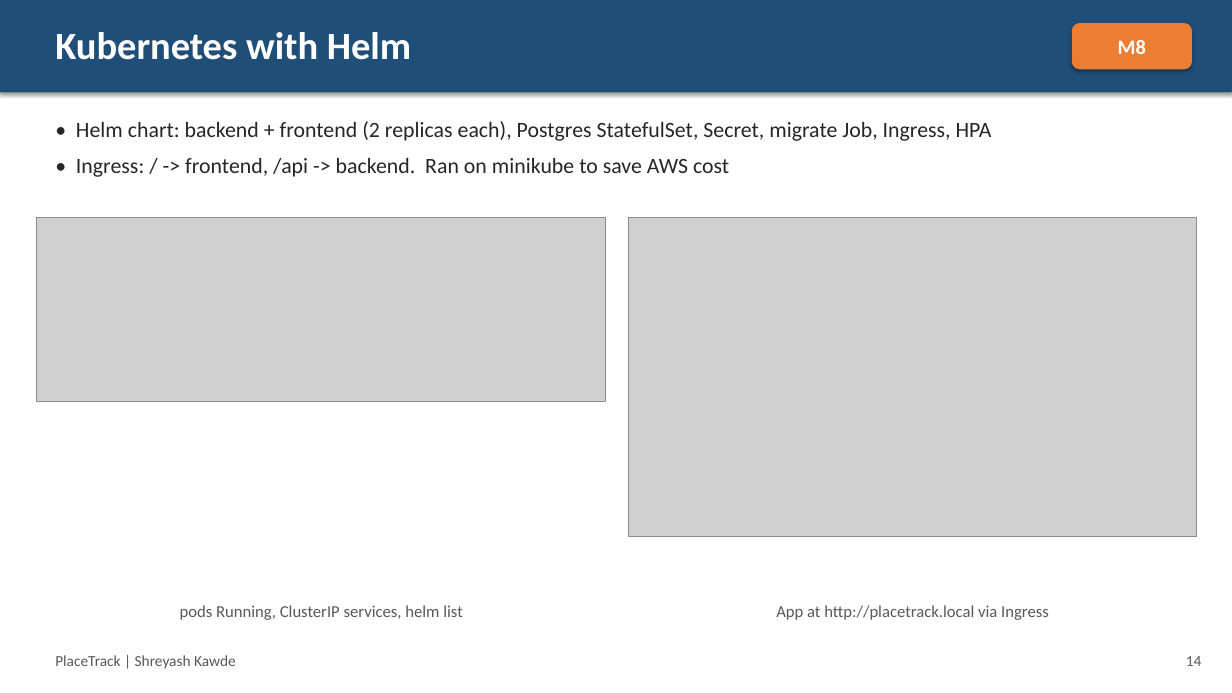
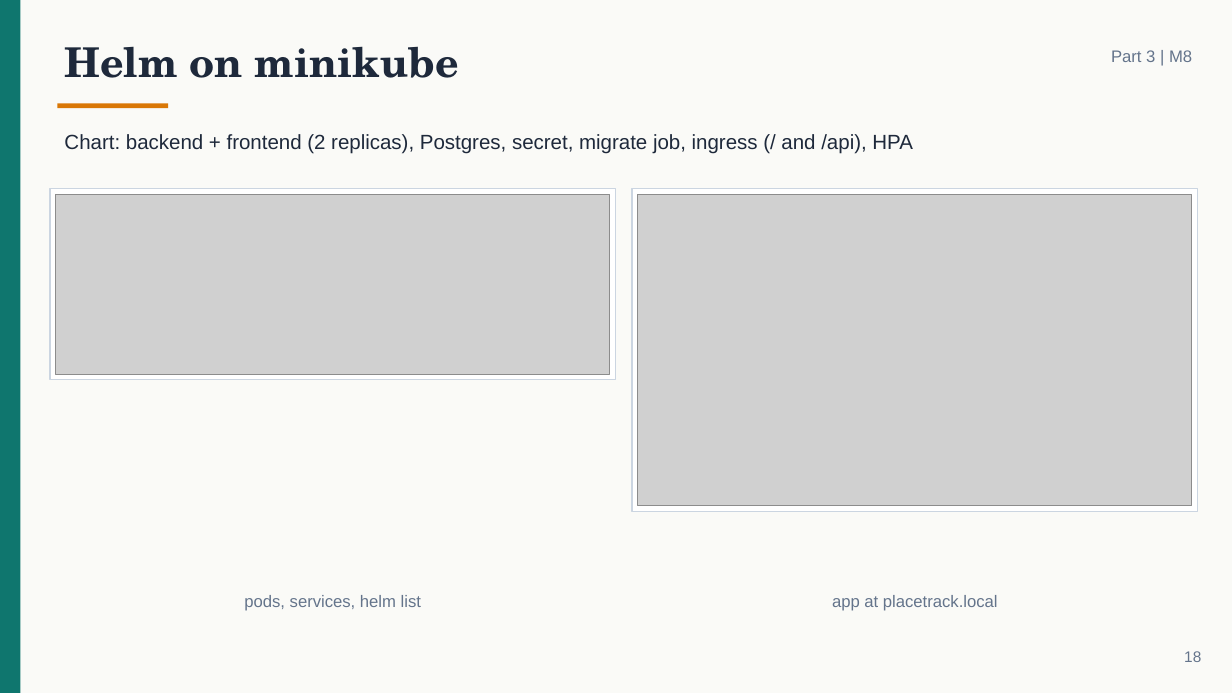
Before and after one commit to Shreyash-Beyond-Journeys-End/Devops_Final_Project, a slide deck: slide 18 of PlaceTrack-Capstone.pptx (slide 14 before the commit). Drawn at 1232x693 pixels with LibreOffice and Linux fonts; fonts in the diff are those of the drawing; grey boxes stand for pictures. Boxes give left, top, right and bottom in pixels: in the first picture for what was removed or moved away, otherwise in the second. Text is boxed around its words. In the diff, an @@ line names an element or a change of style, - is before the commit and + after.

```diff
--- a/PlaceTrack-Capstone.pptx
+++ b/PlaceTrack-Capstone.pptx
@@ rectangle removed at bbox=[0, 0, 1232, 92] @@
@@ rectangle added at bbox=[0, 0, 1232, 693], fill #FAFAF7 @@
@@ rectangle added at bbox=[0, 0, 20, 693], fill #0F766E @@
@@ rounded rectangle removed at bbox=[1072, 23, 1192, 69] @@
-M8
@@ text at bbox=[64, 46, 459, 78]: text changed; size 30 to 32 pt; font Calibri to TeX Gyre Schola; text colour #FFFFFF to #1E293B @@
-Kubernetes with Helm
+Helm on minikube
@@ text added at bbox=[1111, 50, 1192, 62], 13 pt, text #64748B @@
+Part 3 | M8
@@ rectangle added at bbox=[57, 104, 168, 108], fill #D97706 @@
@@ text at bbox=[64, 134, 913, 154]: text changed; size 17 to 16 pt; font Calibri to Arial; text colour #262626 to #1E293B @@
-• Helm chart: backend + frontend (2 replicas each), Postgres StatefulSet, Secret, migrate Job, Ingress, HPA
-• Ingress: / -> frontend, /api -> backend. Ran on minikube to save AWS cost
+Chart: backend + frontend (2 replicas), Postgres, secret, migrate job, ingress (/ and /api), HPA
@@ rectangle added at bbox=[50, 189, 616, 380], fill #FFFFFF, outline #CBD5E1 1 pt @@
@@ picture: place and size @@
-picture at bbox=[37, 217, 605, 402]
+picture at bbox=[55, 194, 610, 374]
@@ rectangle added at bbox=[632, 189, 1198, 512], fill #FFFFFF, outline #CBD5E1 1 pt @@
@@ picture: place and size @@
-picture at bbox=[628, 217, 1197, 537]
+picture at bbox=[638, 194, 1192, 506]
@@ text at bbox=[244, 595, 421, 611]: text changed; font Calibri to Arial; text colour #595959 to #64748B @@
-pods Running, ClusterIP services, helm list
+pods, services, helm list
@@ text at bbox=[832, 595, 998, 611]: text changed; font Calibri to Arial; text colour #595959 to #64748B @@
-App at http://placetrack.local via Ingress
+app at placetrack.local
@@ text removed at bbox=[55, 655, 236, 669] @@
-PlaceTrack | Shreyash Kawde
@@ text added at bbox=[1184, 651, 1201, 662], 12 pt, text #64748B @@
+18
@@ text removed at bbox=[1186, 656, 1202, 666] @@
-14
```
Also in this commit, not shown: 10 other slides changed, 14 slides added, 9 slides removed, 1 other file.
